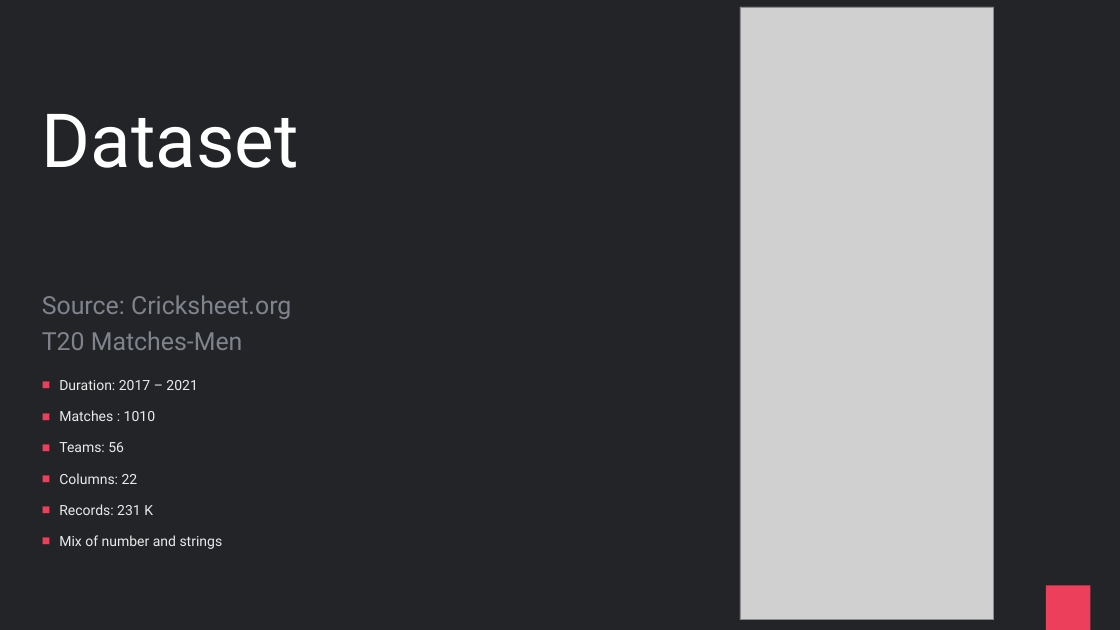
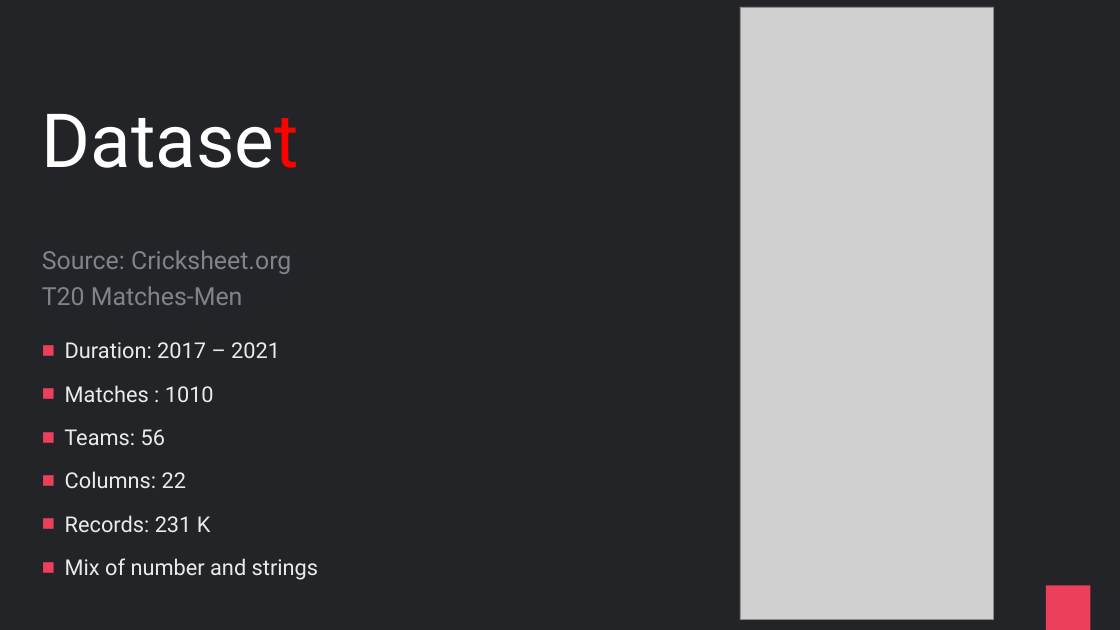
Before and after one commit to praveenraghuvanshi/tech-sessions, a slide deck: slide 7 of 16062021-Global-AI-Community-2021/cricket-analytics.pptx. Drawn at 1120x630 pixels with LibreOffice and Linux fonts; fonts in the diff are those of the drawing; grey boxes stand for pictures. Boxes give left, top, right and bottom in pixels: in the first picture for what was removed or moved away, otherwise in the second. Text is boxed around its words. In the diff, an @@ line names an element or a change of style, - is before the commit and + after.

```diff
--- a/16062021-Global-AI-Community-2021/cricket-analytics.pptx
+++ b/16062021-Global-AI-Community-2021/cricket-analytics.pptx
@@ title "Dataset" at [42, 114, 299, 168]: text colour #FFFFFF to #FF0000 in "Dataset" @@
@@ text "Source: Cricksheet.org": place and size @@
-text "Source: Cricksheet.org" at [42, 295, 291, 350]
+text "Source: Cricksheet.org" at [42, 250, 291, 305]
@@ text "Duration: 2017 – 2021": place and size @@
-text "Duration: 2017 – 2021" at [59, 380, 223, 549]
+text "Duration: 2017 – 2021" at [64, 342, 318, 580]
@@ text "Duration: 2017 – 2021" at [64, 342, 318, 580]: size 18 to 28 pt @@
```
Also in this commit, not shown: 6 other slides changed, 2 slides added, 14 other files.
